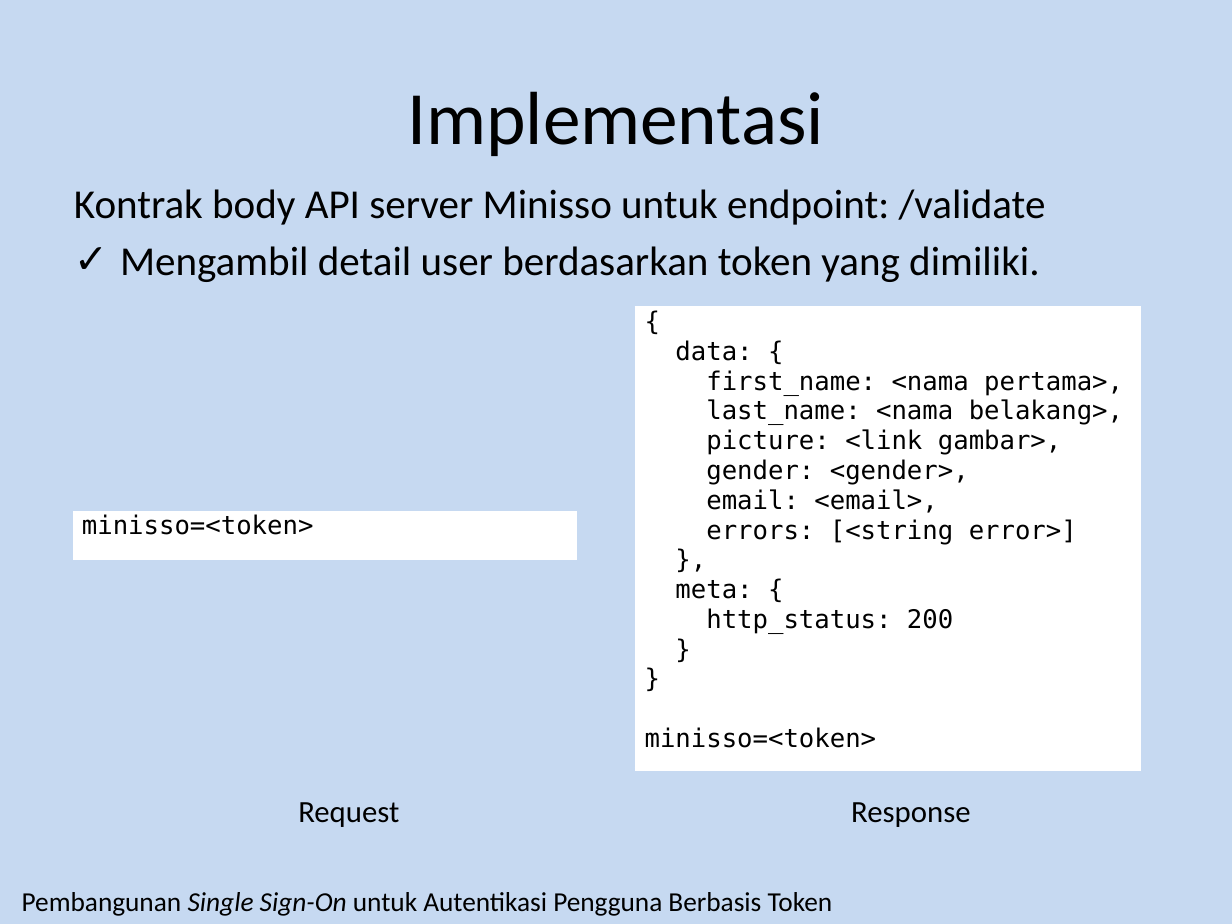
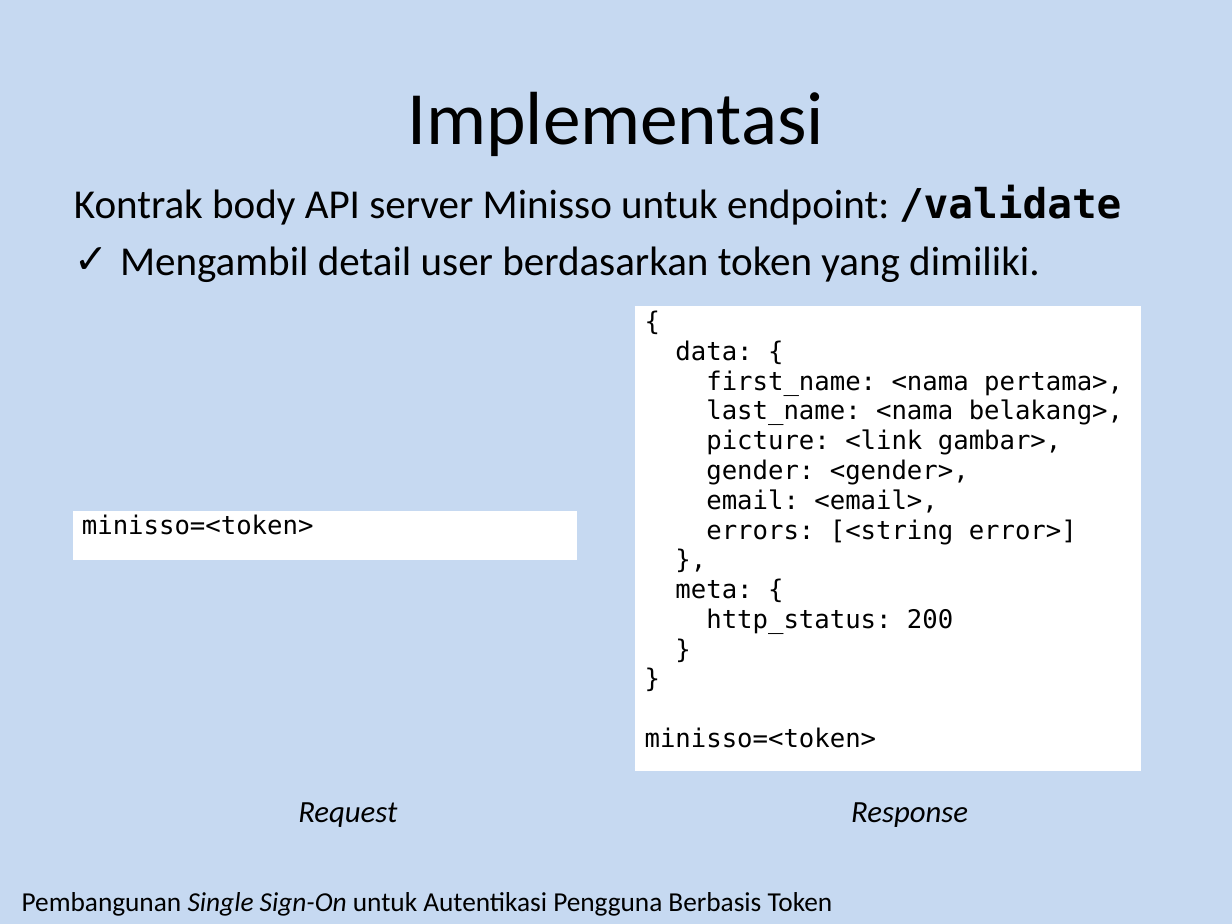
Before and after one commit to luqmanarifin/laporan-tugas-akhir, a slide deck: slide 39 of ppt-luqman-sidang.pptx (slide 38 before the commit). Drawn at 1232x924 pixels with LibreOffice and Linux fonts; fonts in the diff are those of the drawing. Boxes give left, top, right and bottom in pixels: in the first picture for what was removed or moved away, otherwise in the second. Text is boxed around its words. In the diff, an @@ line names an element or a change of style, - is before the commit and + after.

```diff
--- a/ppt-luqman-sidang.pptx
+++ b/ppt-luqman-sidang.pptx
@@ text at (x1=74, y1=184, x2=1121, y2=225): font Calibri to DejaVu Sans Mono, bold on in "/validate" @@
@@ text "Request" at (x1=298, y1=802, x2=397, y2=827): italic on @@
@@ text "Response" at (x1=851, y1=802, x2=968, y2=827): italic on @@
```
Also in this commit, not shown: 20 other slides changed, 1 slide added.
